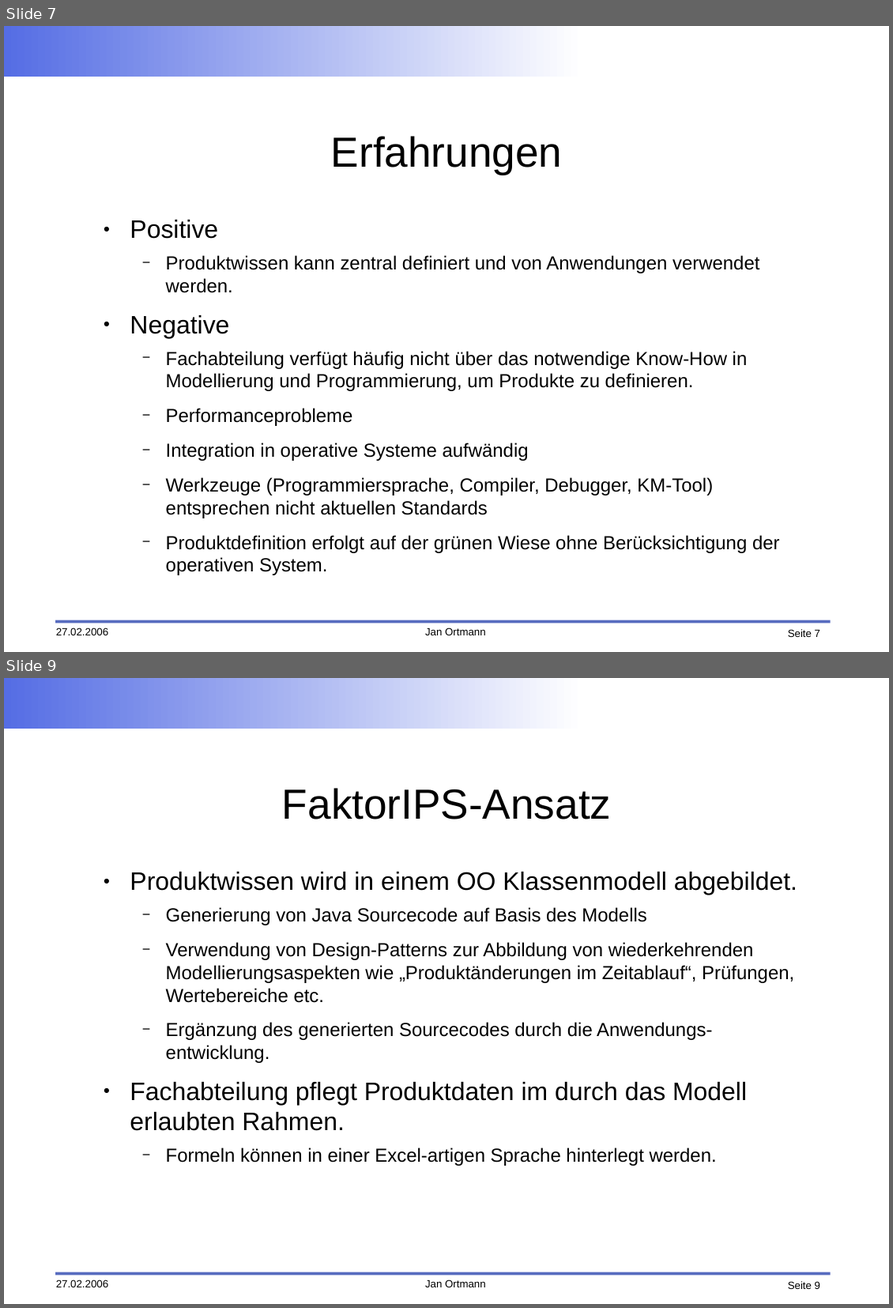
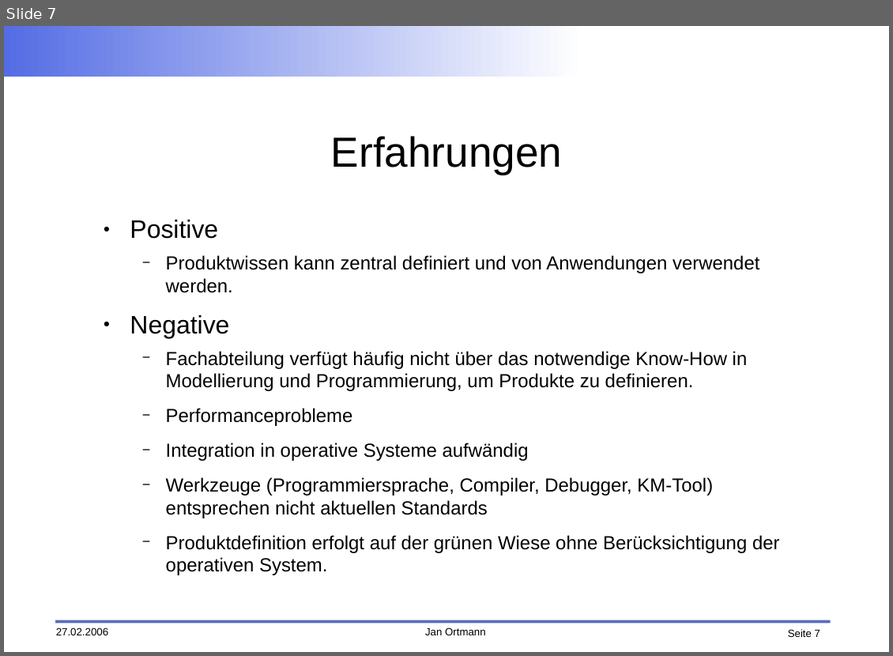
Before and after one commit to faktorips/faktorips.base, a slide deck: org.faktorips.doc/presentations/FaktorIPS-AnsaetzeProduktsysteme.odp. Shown one above the other, each under a label of ours: slides 7 and 9 before the commit, slide 7 after it; the slides between them are not shown. The pictures are 893x1308 and 893x656 pixels, drawn with LibreOffice and Linux fonts; fonts in the diff are those of the drawing; background and template pictures are left out. Boxes give left, top, right and bottom in pixels: in the first picture for what was removed or moved away, otherwise in the second. Text is boxed around its words. In the diff, an @@ line names an element or a change of style, - is before the commit and + after.

```diff
--- a/org.faktorips.doc/presentations/FaktorIPS-AnsaetzeProduktsysteme.odp
+++ b/org.faktorips.doc/presentations/FaktorIPS-AnsaetzeProduktsysteme.odp
@@ slide 9 removed at bbox=[4, 678, 889, 1304], background #FFFFFF; not listed: 5 template elements that a slide beside it also shows @@
@@ title removed at bbox=[282, 788, 611, 819] @@
-FaktorIPS-Ansatz
@@ text removed at bbox=[130, 872, 797, 1165] @@
-● Produktwissen wird in einem OO Klassenmodell abgebildet.
-  − Generierung von Java Sourcecode auf Basis des Modells
-  − Verwendung von Design-Patterns zur Abbildung von wiederkehrenden Modellierungsaspekten wie „Produktänderungen im Zeitablauf“, Prüfungen, Wertebereiche etc.
-  − Ergänzung des generierten Sourcecodes durch die Anwendungs-entwicklung.
-● Fachabteilung pflegt Produktdaten im durch das Modell erlaubten Rahmen.
-  − Formeln können in einer Excel-artigen Sprache hinterlegt werden.
```
Also in this commit, not shown: 2 slides changed, 3 slides added, 1 other slide removed, 26 other files.
